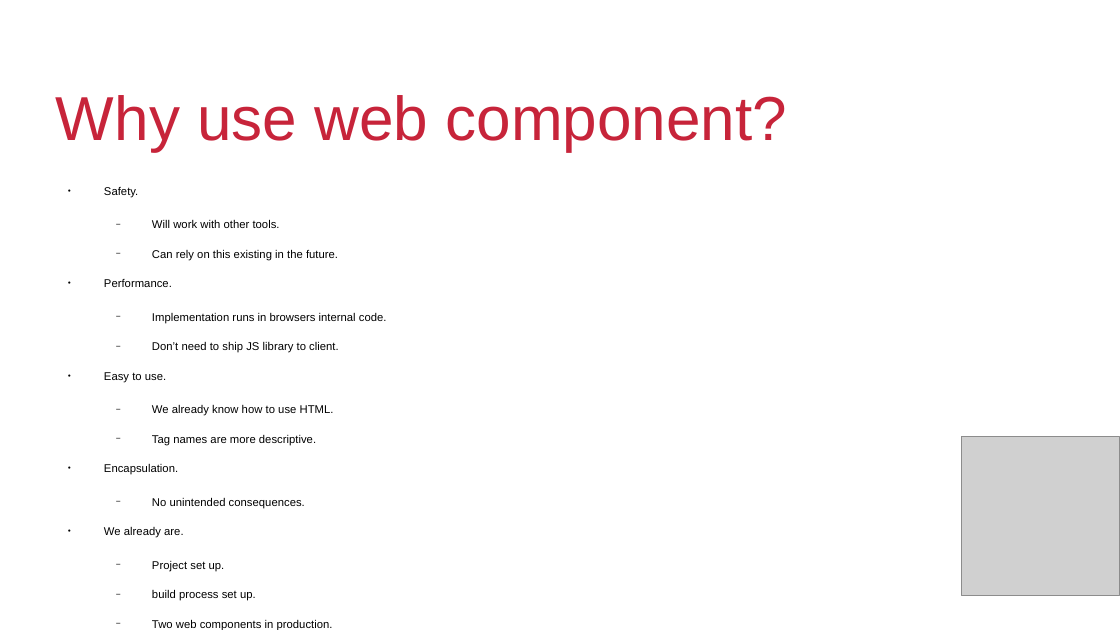
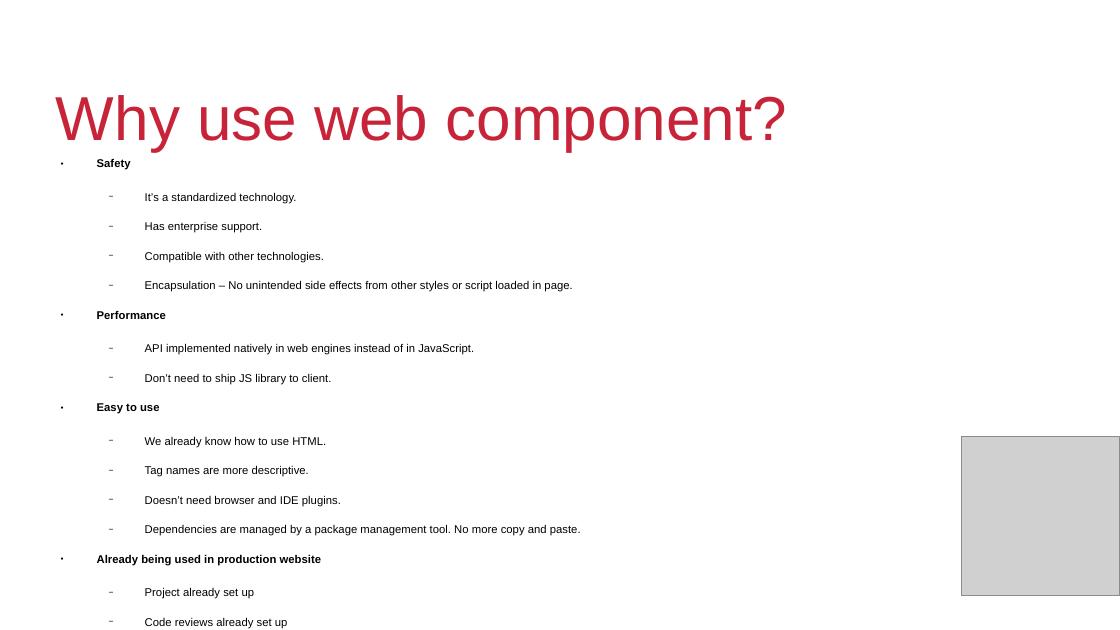
Before and after one commit to QuiWorks/wc-presentation, a slide deck: slide 8 of wc-pp-presentation.odp (slide 7 before the commit). Drawn at 1120x630 pixels with LibreOffice and Linux fonts; fonts in the diff are those of the drawing; grey boxes stand for pictures; background and template pictures are left out. Boxes give left, top, right and bottom in pixels: in the first picture for what was removed or moved away, otherwise in the second. Text is boxed around its words. In the diff, an @@ line names an element or a change of style, - is before the commit and + after.

```diff
--- a/wc-pp-presentation.odp
+++ b/wc-pp-presentation.odp
@@ text "Safety": place and size @@
-text "Safety" at [104,187,387,630]
+text "Safety" at [97,159,581,629]
@@ text at [97,159,572,355]: text changed @@
-● Safety.
-  − Will work with other tools.
-  − Can rely on this existing in the future.
-● Performance.
-  − Implementation runs in browsers internal code.
+● Safety
+  − It’s a standardized technology.
+  − Has enterprise support.
+  − Compatible with other technologies.
+  − Encapsulation – No unintended side effects from other styles or script loaded in page.
+● Performance
+  − API implemented natively in web engines instead of in JavaScript.
@@ text at [97,403,159,414]: text changed; bold on @@
-● Easy to use.
+● Easy to use
@@ text at [97,495,581,629]: text changed @@
-● Encapsulation.
-  − No unintended consequences.
-● We already are.
-  − Project set up.
-  − build process set up.
-  − Two web components in production.
+  − Doesn’t need browser and IDE plugins.
+  − Dependencies are managed by a package management tool. No more copy and paste.
+● Already being used in production website
+  − Project already set up
+  − Code reviews already set up
+  − Nexus server is already set up
+  − Development guide already available
```
Also in this commit, not shown: 1 other slide changed, 2 slides added, 4 slides removed.
